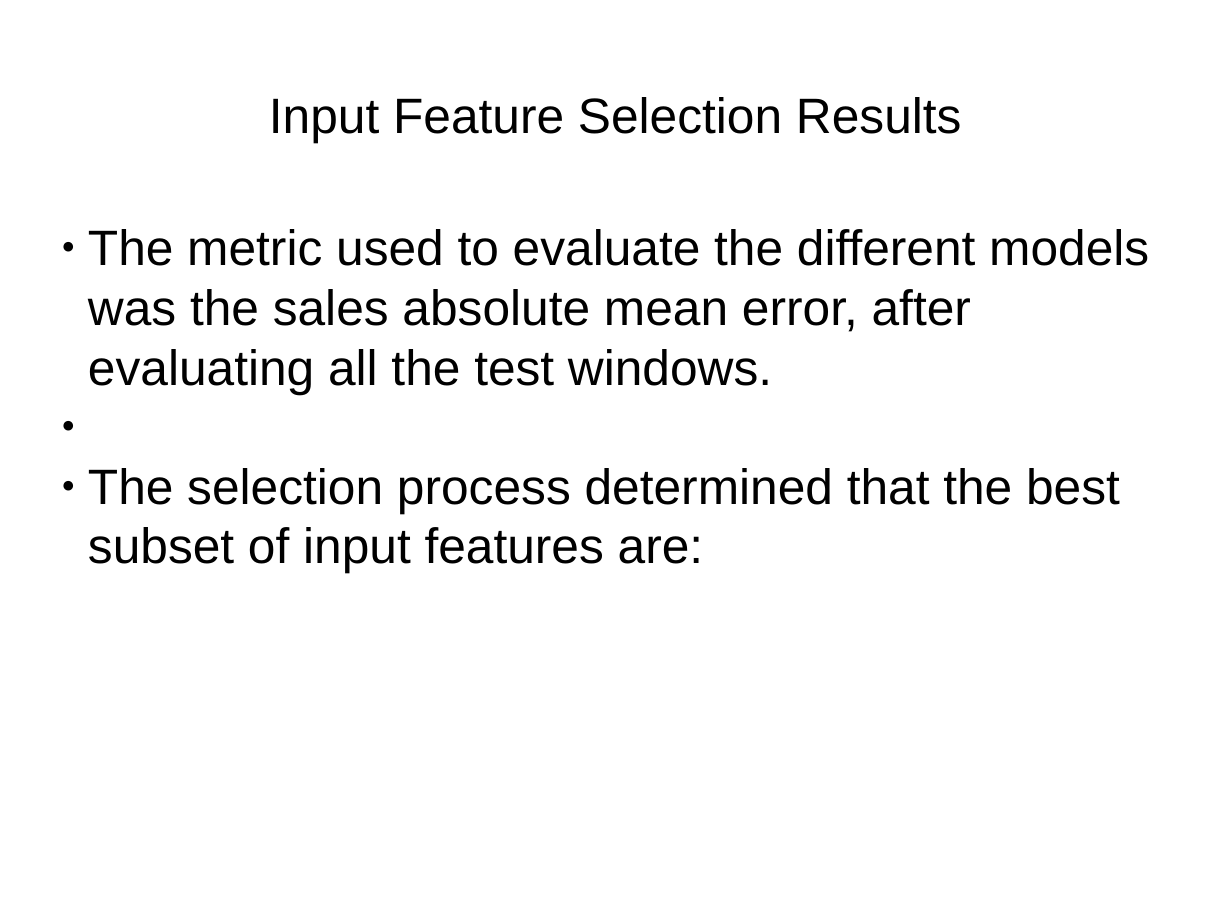
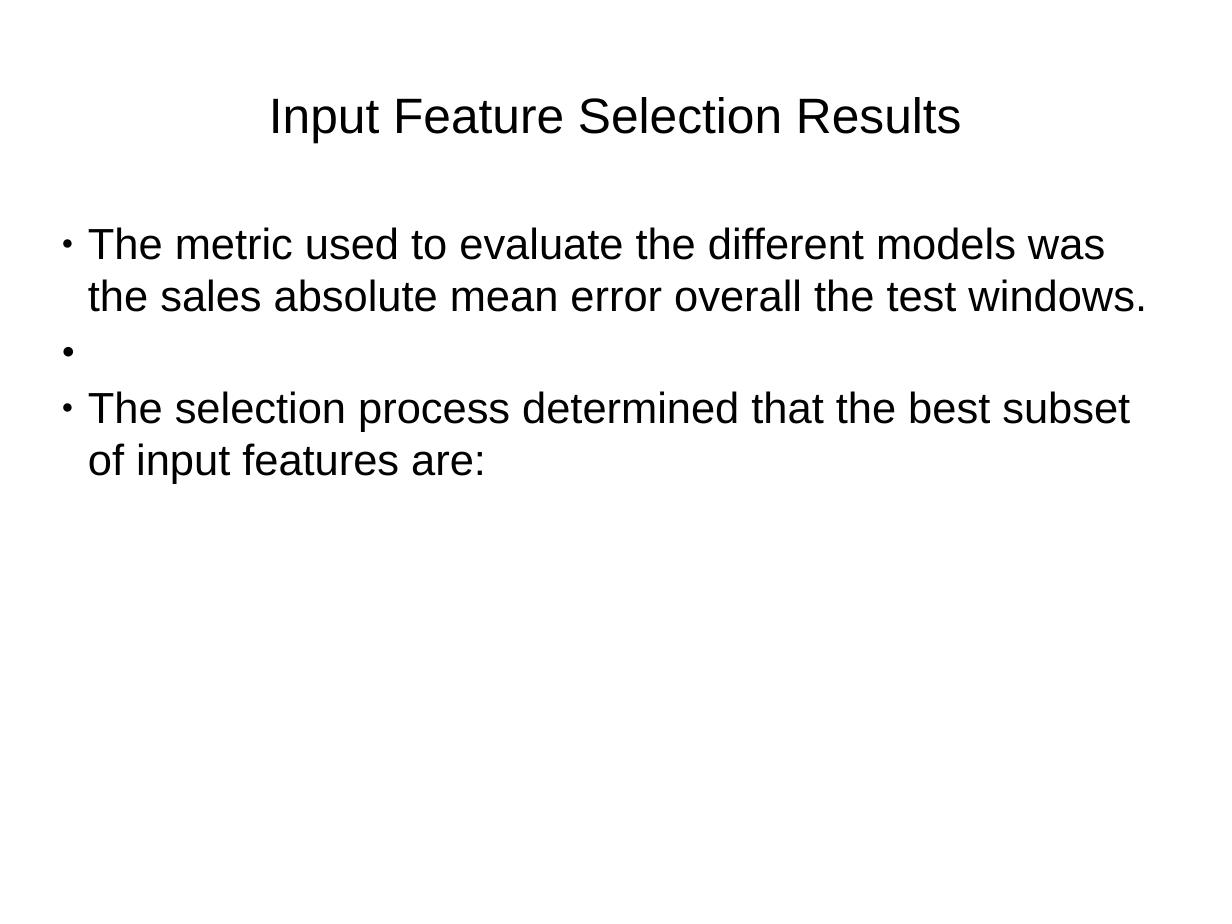
Before and after one commit to sebastianmontero/ritsumeikan-written-docs, a slide deck: slide 15 of car-sales-prediction-presentation.pptx (slide 12 before the commit). Drawn at 1232x924 pixels with LibreOffice and Linux fonts; fonts in the diff are those of the drawing. Boxes give left, top, right and bottom in pixels: in the first picture for what was removed or moved away, otherwise in the second. Text is boxed around its words. In the diff, an @@ line names an element or a change of style, - is before the commit and + after.

Commit message:
Added car sales prediction models

```diff
--- a/car-sales-prediction-presentation.pptx
+++ b/car-sales-prediction-presentation.pptx
@@ text at box(88, 227, 1147, 312): text changed; size 32 to 28 pt @@
-● The metric used to evaluate the different models was the sales absolute mean error, after evaluating all the test windows.
+● The metric used to evaluate the different models was the sales absolute mean error overall the test windows.
@@ text at box(88, 391, 1130, 484): size 32 to 28 pt in "The selection process determined that the best ..." @@
```
Also in this commit, not shown: 9 other slides changed, 9 slides added, 2 slides removed, 6 other files.
